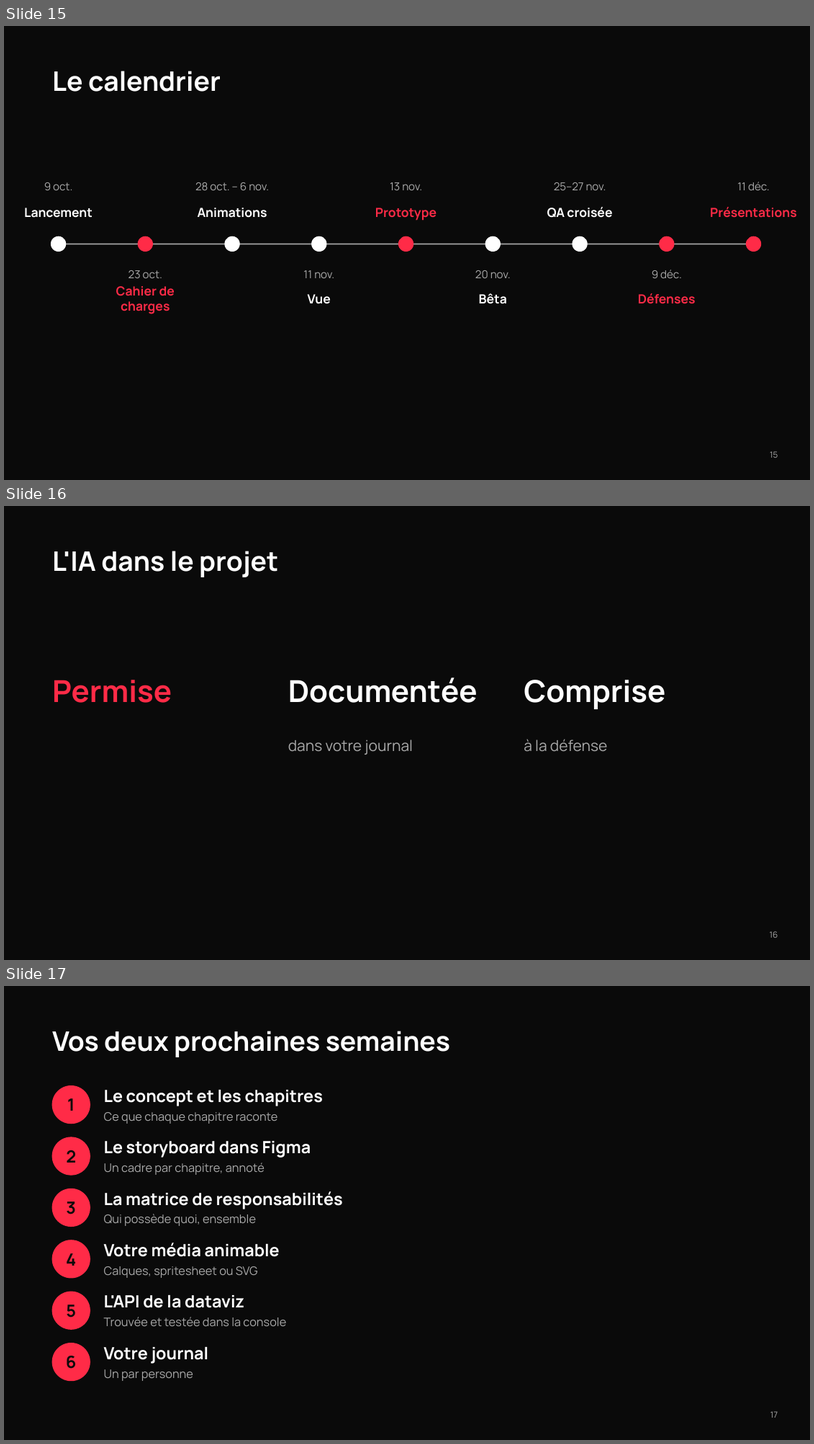
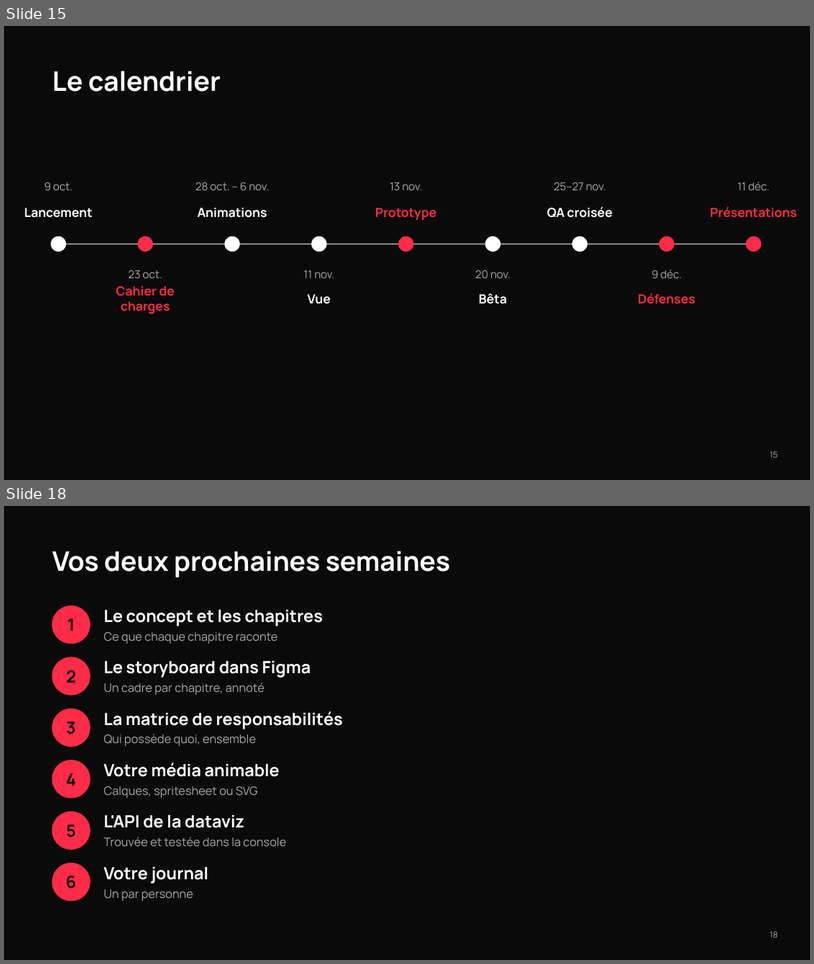
Before and after one commit to tim-montmorency/compendium, a slide deck: docs/582-511-web5/assets/documents/Web5_integrateur-lancement.pptx. Shown one above the other, each under a label of ours: slides 15, 16 and 17 before the commit, slides 15 and 18 after it; the slides between them are not shown. The pictures are 814x1444 and 814x964 pixels, drawn with LibreOffice and Linux fonts; fonts in the diff are those of the drawing. Boxes give left, top, right and bottom in pixels: in the first picture for what was removed or moved away, otherwise in the second. Text is boxed around its words. In the diff, an @@ line names an element or a change of style, - is before the commit and + after.

Commit message:
corrections du lien de anim scroll css dans la nav (yml) et introduction au projet intégrateur et cours 7.2

```diff
--- a/docs/582-511-web5/assets/documents/Web5_integrateur-lancement.pptx
+++ b/docs/582-511-web5/assets/documents/Web5_integrateur-lancement.pptx
@@ slide 16 removed at (x1=4, y1=506, x2=810, y2=960), background #0A0A0A @@
@@ title removed at (x1=52, y1=551, x2=278, y2=577) @@
-L'IA dans le projet
@@ text removed at (x1=288, y1=677, x2=478, y2=703) @@
-Documentée
@@ text removed at (x1=52, y1=680, x2=172, y2=703) @@
-Permise
@@ text removed at (x1=524, y1=680, x2=666, y2=709) @@
-Comprise
@@ text removed at (x1=288, y1=739, x2=413, y2=754) @@
-dans votre journal
@@ text removed at (x1=524, y1=739, x2=607, y2=752) @@
-à la défense
@@ page number removed at (x1=770, y1=931, x2=779, y2=937) @@
-16
@@ what was slide 17 is now slide 18 @@
@@ page number at (x1=770, y1=931, x2=778, y2=937): text changed @@
-17
+18
```
Also in this commit, not shown: 2 slides added, 4 other files.
